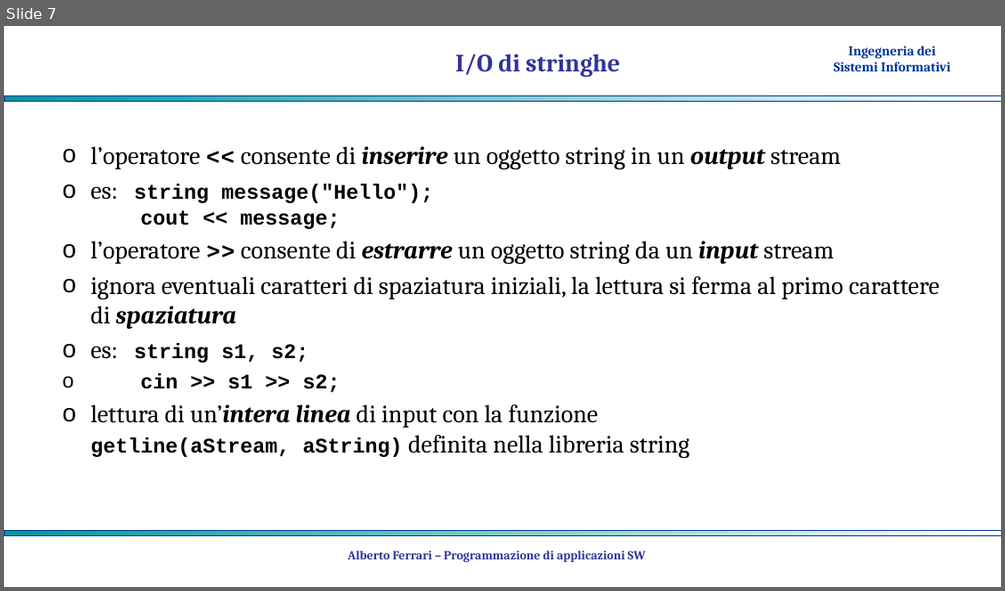
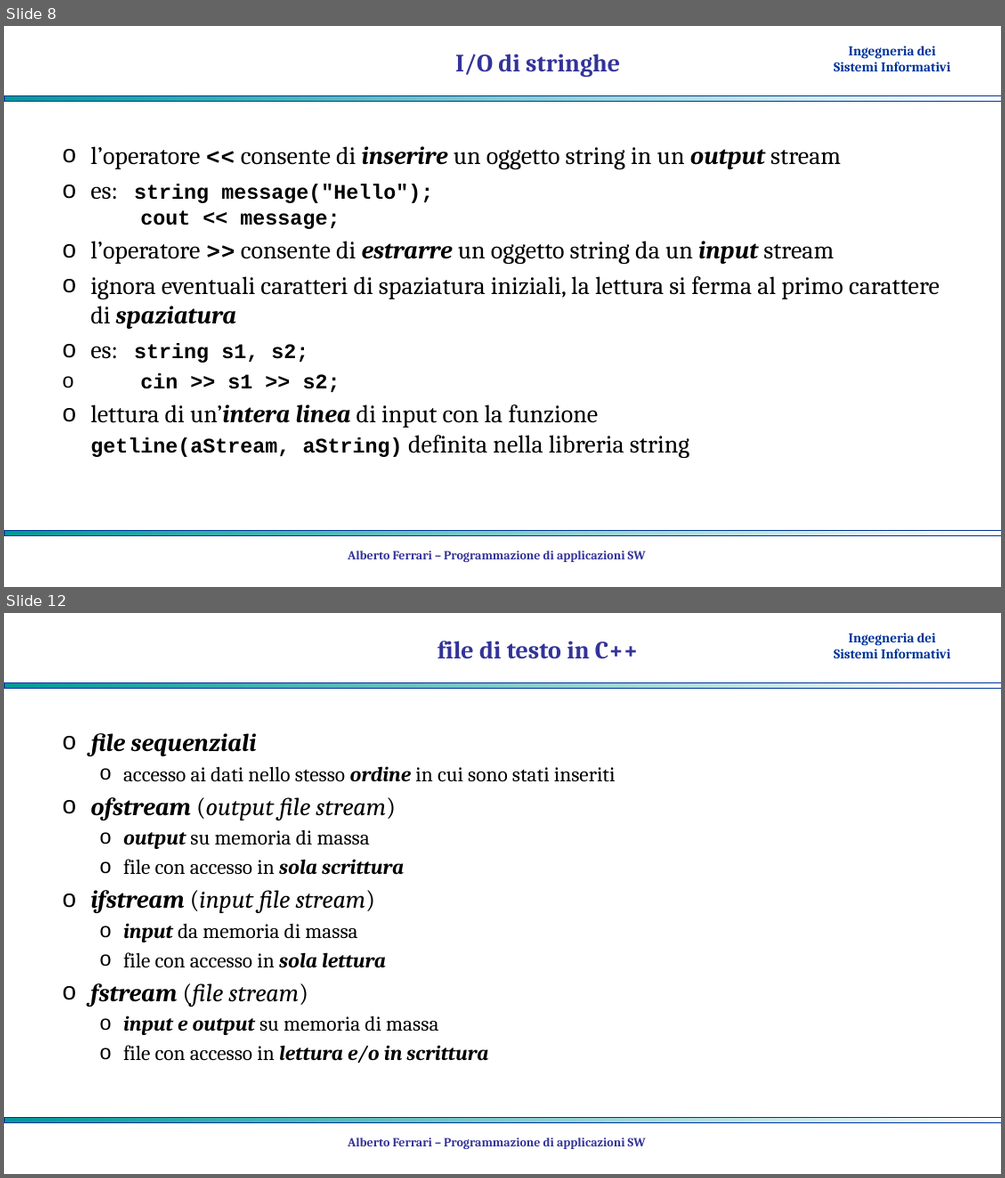
Before and after one commit to albertoferrari/pasw, a slide deck: lezioni/PASW03c - C++ input output.pptx. Shown one above the other, each under a label of ours: slide 7 before the commit, slides 8 and 12 after it; the slides between them are not shown. The pictures are 1005x591 and 1005x1178 pixels, drawn with LibreOffice and Linux fonts; fonts in the diff are those of the drawing; background and template pictures are left out. Boxes give left, top, right and bottom in pixels: in the first picture for what was removed or moved away, otherwise in the second. Text is boxed around its words. In the diff, an @@ line names an element or a change of style, - is before the commit and + after.

```diff
--- a/lezioni/PASW03c - C++ input output.pptx
+++ b/lezioni/PASW03c - C++ input output.pptx
@@ slide 12 added at box(4, 613, 1001, 1174), background #FFFFFF; not listed: 3 template elements that a slide beside it also shows @@
@@ title added at box(437, 641, 639, 659), 24 pt, text #333399, bold @@
+file di testo in C++
@@ text added at box(90, 733, 615, 1062), 20 pt, text #000000, italic @@
+o file sequenziali
+  o accesso ai dati nello stesso ordine in cui sono stati inseriti
+o ofstream (output file stream)
+  o output su memoria di massa
+  o file con accesso in sola scrittura
+o ifstream (input file stream)
+  o input da memoria di massa
+  o file con accesso in sola lettura
+o fstream (file stream)
+  o input e output su memoria di massa
+  o file con accesso in lettura e/o in scrittura
@@ text added at box(348, 1137, 646, 1149), 12 pt, text #333399, bold @@
+Alberto Ferrari – Programmazione di applicazioni SW
@@ what was slide 7 is now slide 8 @@
```
Also in this commit, not shown: 4 slides changed, 7 other slides added, 1 other file.
